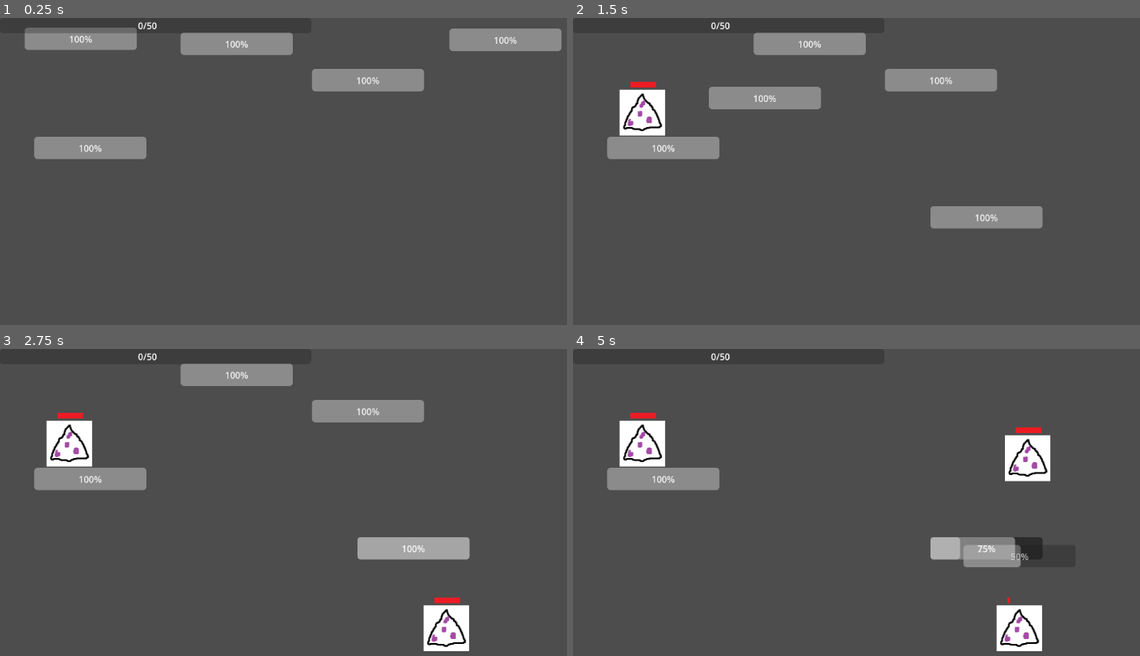
Above: before the commit, frames 1-4 (two rows, left to right).
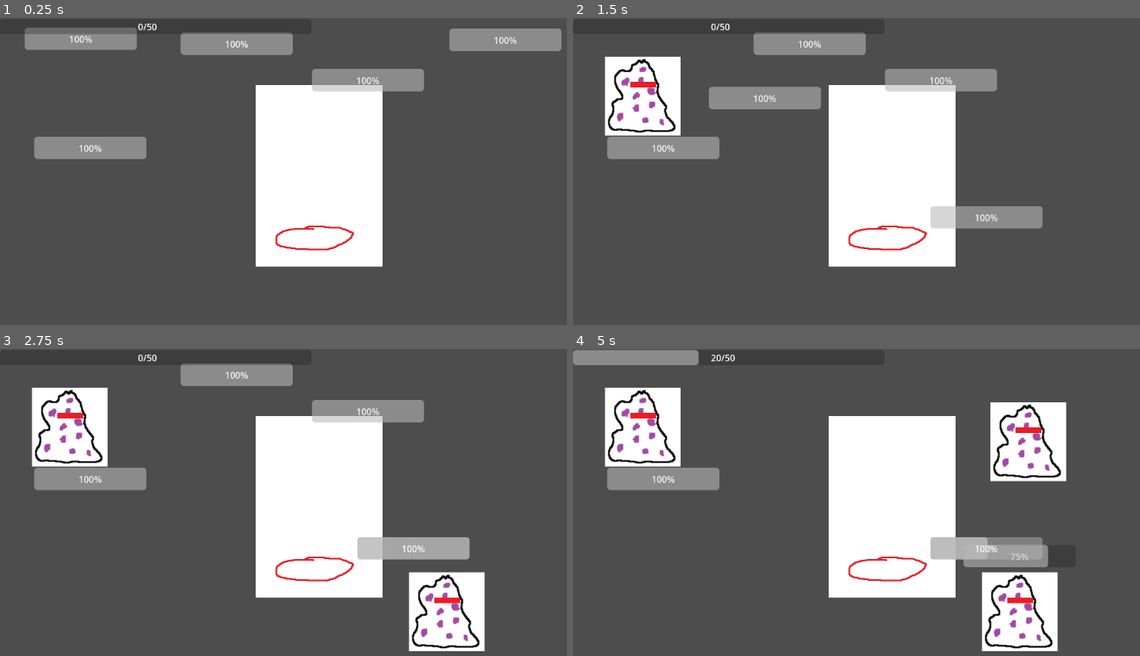
Above: after the commit, the same moments.

Repository: garipdk/LesAstrochats
Game: Godot game, scene res://scenes/Meteorite.tscn
Same seed, same stepped clock (60 frames per second), same inputs: the game is played once before the commit and once after it.
Inputs (mouse positions are in pixels of both pictures, inside the frame that each line leads up to):
- Up to frame 1 (0.25 s): no input
- Up to frame 2 (1.5 s): tap Enter at 0.5 s; drag from (1077, 113) to (986, 288) at 0.52 s; tap Space at 1.25 s; drag from (652, 110) to (986, 288) at 1.27 s
- Up to frame 3 (2.75 s): move the mouse to (90, 551) at 2.02 s; click (90, 551) at 2.17 s
- Up to frame 4 (5 s): tap Enter at 2.75, 4.25 s; drag from (941, 484) to (1020, 628) at 2.77 s; tap Space at 3.5 s; drag from (811, 447) to (986, 619) at 3.52 s; drag from (703, 474) to (986, 619) at 4.27 s

The runs differ from the first frame. In frame 1, 13% of the frame differs, in the area x 4-68%, y 1-82%; in frame 2, 16%; in frame 3, 19%; in frame 4, 23%, in the area x 0-88%, y 0-99%.

Commit message:
Update

Diff:
--- a/scenes/Meteorite.tscn
+++ b/scenes/Meteorite.tscn
@@ -1,13 +1,20 @@
-[gd_scene load_steps=5 format=3 uid="uid://bmke46xnsixf0"]
+[gd_scene load_steps=6 format=3 uid="uid://bmke46xnsixf0"]
 
 [ext_resource type="PackedScene" uid="uid://dnpeytuex6vpq" path="res://scenes/Chat.tscn" id="1_vqfb0"]
 [ext_resource type="PackedScene" uid="uid://bl0b2h74s514u" path="res://scenes/mineral_spawner.tscn" id="3_dqtu1"]
 [ext_resource type="PackedScene" path="res://scenes/SleepZone.tscn" id="3_ly1jv"]
 [ext_resource type="PackedScene" uid="uid://bg353mxlcht2v" path="res://scenes/RocketFillMeter.tscn" id="4_xj21c"]
+[ext_resource type="PackedScene" uid="uid://coovf7h24lafi" path="res://scenes/rocket.tscn" id="5_yi6e4"]
 
 [node name="Node2D" type="Node2D"]
 
 [node name="MineralSpawner" parent="." instance=ExtResource("3_dqtu1")]
+position = Vector2(1, 0)
+initHealthSmall = 1
+initHealthBig = 50
+
+[node name="Rocket" parent="." instance=ExtResource("5_yi6e4")]
+position = Vector2(569, 282)
 
 [node name="Chat1" parent="." groups=["Chats"] instance=ExtResource("1_vqfb0")]
 position = Vector2(901, 168)
--- a/scenes/RocketFillMeter.tscn
+++ b/scenes/RocketFillMeter.tscn
@@ -2,7 +2,8 @@
 
 [ext_resource type="Script" path="res://scripts/RocketFillMeter.gd" id="1_s722l"]
 
-[node name="ProgressBar" type="Node"]
+[node name="ProgressBar" type="Node2D"]
+position = Vector2(0, 2)
 script = ExtResource("1_s722l")
 
 [node name="ProgressBar" type="ProgressBar" parent="."]
@@ -29,5 +30,3 @@
 
 [node name="Timer" type="Timer" parent="ProgressBar"]
 autostart = true
-
-[connection signal="timeout" from="ProgressBar/Timer" to="." method="_on_timer_timeout"]
--- /dev/null
+++ b/scenes/rocket.tscn
@@ -0,0 +1,28 @@
+[gd_scene load_steps=6 format=3 uid="uid://coovf7h24lafi"]
+
+[ext_resource type="Texture2D" uid="uid://bfm10xtns15ki" path="res://assets/Rocket/rocket1.png" id="1_w1vvj"]
+[ext_resource type="Script" path="res://scripts/Rocket.gd" id="1_yoaqk"]
+[ext_resource type="Texture2D" uid="uid://g8v5u4j4a2lt" path="res://assets/Rocket/rocket2.png" id="2_jw58f"]
+[ext_resource type="Texture2D" uid="uid://blq5k53uby47u" path="res://assets/Rocket/rocket3.png" id="3_cfmy4"]
+[ext_resource type="Texture2D" uid="uid://d3p4cldx60i4" path="res://assets/Rocket/rocket4.png" id="4_i6stq"]
+
+[node name="Rocket" type="Node2D"]
+script = ExtResource("1_yoaqk")
+
+[node name="Rocket1" type="Sprite2D" parent="."]
+texture = ExtResource("1_w1vvj")
+
+[node name="Rocket2" type="Sprite2D" parent="."]
+visible = false
+position = Vector2(-1, -1)
+texture = ExtResource("2_jw58f")
+
+[node name="Rocket3" type="Sprite2D" parent="."]
+visible = false
+position = Vector2(3, -1)
+texture = ExtResource("3_cfmy4")
+
+[node name="Rocket4" type="Sprite2D" parent="."]
+visible = false
+position = Vector2(1, -9)
+texture = ExtResource("4_i6stq")
--- a/scripts/Global.gd
+++ b/scripts/Global.gd
@@ -1,6 +1,8 @@
 extends Node
 
 var score: int = 0
+var scoreToWin: int = 100
+
 # Called when the node enters the scene tree for the first time.
 func _ready():
 	pass # Replace with function body.
--- a/scripts/Mineral.gd
+++ b/scripts/Mineral.gd
@@ -1,29 +1,32 @@
 extends Node2D
 
+
 var initHealth = 100.0;
+
 var _isSmall:bool = false
 
 @export var health:float = 100.0
+var _reward = 1
 
 # Called when the node enters the scene tree for the first time.
 func _ready():
 	add_to_group("Minerals")
 	pass # Replace with function boy.
 
-func _initMineral(isSmall:bool):
+func _initMineral(isSmall:bool, instanceInitHealth:float, reward: int):
 	_isSmall = isSmall
 
 	if isSmall:
-		initHealth = 100
+		initHealth = instanceInitHealth
 		get_node("BigMineral").queue_free()
 		get_node("CollisionBig").queue_free()
 	else:
-		initHealth = 600
+		initHealth = instanceInitHealth
 		get_node("SmallMineral").queue_free()
 		get_node("CollisionSmall").queue_free()
 
-
 	health = initHealth
+	_reward = reward
 
 
 func giveDamage(damage:float):
@@ -34,7 +37,6 @@
 		_destroy()
 
 
-
 # Called every frame. 'delta' is the elapsed time since the previous frame.
 func _process(delta):
 
@@ -43,9 +45,9 @@
 
 func _destroy():
 	if _isSmall:
-		Global.score += 1
+		Global.score += _reward
 	else:
-		Global.score += 3
+		Global.score += _reward
 
 	queue_free()
 
--- a/scripts/MineralSpawner.gd
+++ b/scripts/MineralSpawner.gd
@@ -2,6 +2,12 @@
 
 @export var spawnTimer:float = 1.0
 @export var maxNumberOfMineral:int = 3
+
+@export var initHealthSmall = 100
+@export var initHealthBig = 60
+
+@export var mineralRewardSmall = 5
+@export var mineralRewardBig = 20
 
 var numberOfMinerals:int = 0
 
@@ -25,12 +31,15 @@
 
 			var random = RandomNumberGenerator.new()
 			random.randomize()
-			var isBig:bool = randf() > .5
+			var isSmall:bool = randf() <= .5
 
 			var mineral = load("res://scenes/Mineral.tscn")
 			var newMineral = mineral.instantiate()
 
-			newMineral._initMineral(isBig)
+			if isSmall:
+				newMineral._initMineral(true, initHealthSmall, mineralRewardSmall)
+			else:
+				newMineral._initMineral(false, initHealthBig, mineralRewardBig)
 
 			var randomSpawner = get_node("SpawnPosList/SpawnPos" + str(nodeNumber))
 
--- /dev/null
+++ b/scripts/Rocket.gd
@@ -0,0 +1,22 @@
+extends Node
+
+var rocketState:int = 0
+
+# Called when the node enters the scene tree for the first time.
+func _ready():
+	pass # Replace with function body.
+
+
+# Called every frame. 'delta' is the elapsed time since the previous frame.
+func _process(delta):
+	rocketState = int((float(Global.score) / float(Global.scoreToWin)) * 4)
+
+	_updateState()
+	pass
+
+func _updateState():
+	$Rocket1.visible = rocketState == 0
+	$Rocket2.visible = rocketState == 1
+	$Rocket3.visible = rocketState == 2
+	$Rocket4.visible = rocketState == 3
+	pass
Binary file added: assets/Rocket/rocket1.png
Not shown, added: assets/Rocket/rocket1.png.import
Binary file added: assets/Rocket/rocket2.png
Not shown, added: assets/Rocket/rocket2.png.import
Binary file added: assets/Rocket/rocket3.png
Not shown, added: assets/Rocket/rocket3.png.import
Binary file added: assets/Rocket/rocket4.png
Not shown, added: assets/Rocket/rocket4.png.import
